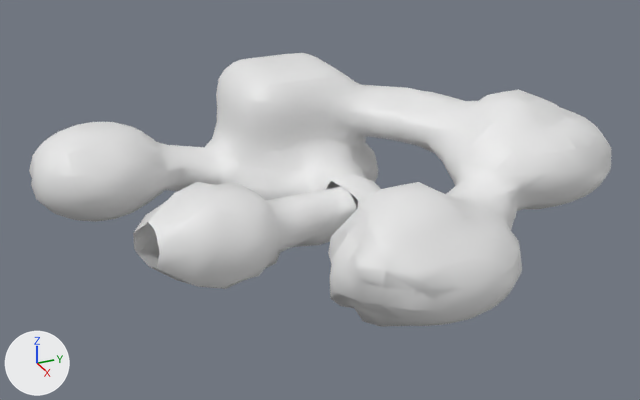
The FBX model Meshes/Level 3/cueva 1.fbx as it was, and as the next commit left it.
The view is the same before and after, from a camera (50 mm lens) standing at (114.6, -55.1, 52.6) and looking at (4.8, -5.6, -2.3). The lights are fixed; the arrows at lower left show +X, +Y and +Z. Vertices at the same position are counted once.

The scene before the commit, as lines of its bpy script (objects in view):
```python
me_mball_001 = bpy.data.meshes.new('Mball.001')
me_mball_001.from_pydata(...)  # 1593 vertices, 1988 faces; spans x -29.6..38.4, y -44.4..38.3, z -10.9..12.6
me_mball_001.materials.append(mat_material_001)  # white #e7e7e7
ob_mball_001 = bpy.data.objects.new('Mball.001', me_mball_001)
ob_mball_001.location = (0.0, 0.0, 0.0)
```
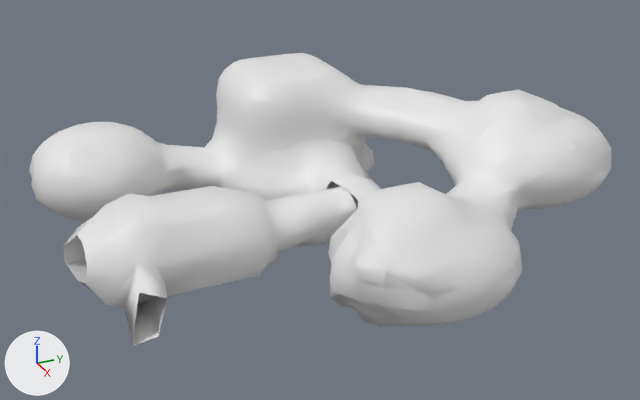
Scene script edits in JSON lines:
```json
{"block": "me_mball_001", "where": "# used by ob_mball_001; location = (0.0, 0.0, 0.0)"}
{"op": "remove", "block": "me_mball_001", "code": "me_mball_001.from_pydata(...)  # 1593 vertices, 1988 faces; spans x -29.6..38.4, y -44.4..38.3, z -10.9..12.6"}
{"op": "add", "block": "me_mball_001", "code": "me_mball_001.from_pydata(...)  # 1613 vertices, 2007 faces; spans x -29.6..38.4, y -44.4..38.3, z -10.9..12.6"}
{"block": "me_mball_001", "change": "me_mball_001 part 1"}
{"block": "me_mball_001", "change": "7 vertices in x -17.4..-11.8, y 9.8..12.1, z -5.6..-0.6 move by (-0.6, 0.0, 0.0)"}
{"block": "me_mball_001", "change": "6 vertices in x -9.0..-0.5, y 0.7..6.4, z -10.2..-0.3 move by (0.0, 0.6, 0.0)"}
{"block": "me_mball_001", "change": "4 vertices in x -17.4..-11.8, y 9.8..12.6, z -6.7..-0.6 move by (-0.5, 0.0, 0.0)"}
{"block": "me_mball_001", "change": "4 vertices in x -11.8..-0.5, y 3.5..5.5, z -10.2..-0.6 move by (0.0, 0.3, 0.0)"}
{"block": "me_mball_001", "change": "3 vertices in x -11.8..-9.0, y 9.2..9.7, z -8.4..-1.2 move by (0.0, -0.8, 0.0)"}
{"block": "me_mball_001", "change": "3 vertices in x -6.1..-3.3, y 0.7..6.4, z -9.9..-0.6 move by (0.0, 0.7, 0.0)"}
{"block": "me_mball_001", "change": "36 vertices move from x -17.4..-1.0, y 3.6..12.4, z -9.8..0.3 to x -17.8..-1.0, y 4.0..12.4, z -9.8..0.3"}
{"block": "me_mball_001", "change": "me_mball_001 part 2"}
{"block": "me_mball_001", "change": "1 vertex is removed from x 9.3, y -31.4, z -6.0"}
{"block": "me_mball_001", "change": "17 faces are deleted"}
{"block": "me_mball_001", "change": "8 vertices in x 3.0..7.8, y -33.4..-31.4, z -6.1..-0.5 move by (0.0, -9.6, 0.0)"}
{"block": "me_mball_001", "change": "57 vertices move from x -1.5..14.7, y -32.0..-11.2, z -9.1..3.6 to x -2.0..14.7, y -41.5..-11.2, z -9.1..3.6"}
{"block": "me_mball_001", "change": "21 vertices are added at x -0.4..20.8, y -41.1..-32.8, z -9.3..2.6"}
{"block": "me_mball_001", "change": "36 new faces join them"}
```

Location of each change, (x1, y1, x2, y2) in pixels of the pictures (640 x 400 px; the box of a moved part takes in the faces that stretch with it):
```json
{"object": "Mball.001", "change": "reshaped", "before": [29, 53, 612, 327], "after": [29, 53, 612, 346], "on screen": "7% taller"}
{"part": 1, "of": "me_mball_001", "change": "moved or reshaped", "before": [328, 136, 378, 210], "after": [328, 136, 374, 210]}
{"part": 2, "of": "me_mball_001", "change": "built on", "before": [133, 182, 319, 289], "after": [63, 186, 319, 346]}
```
